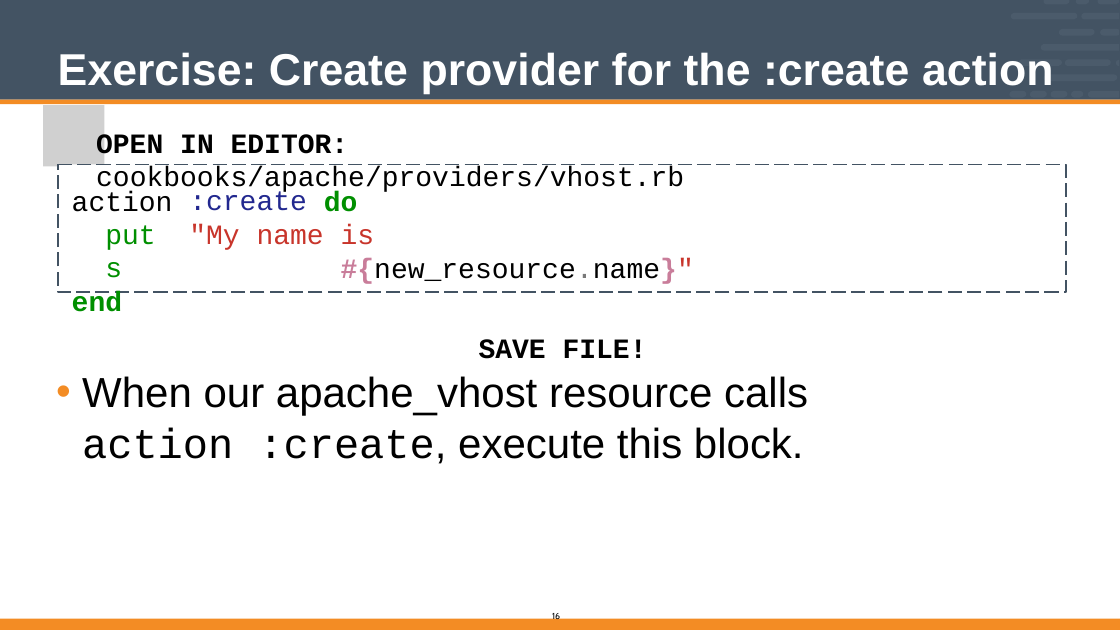
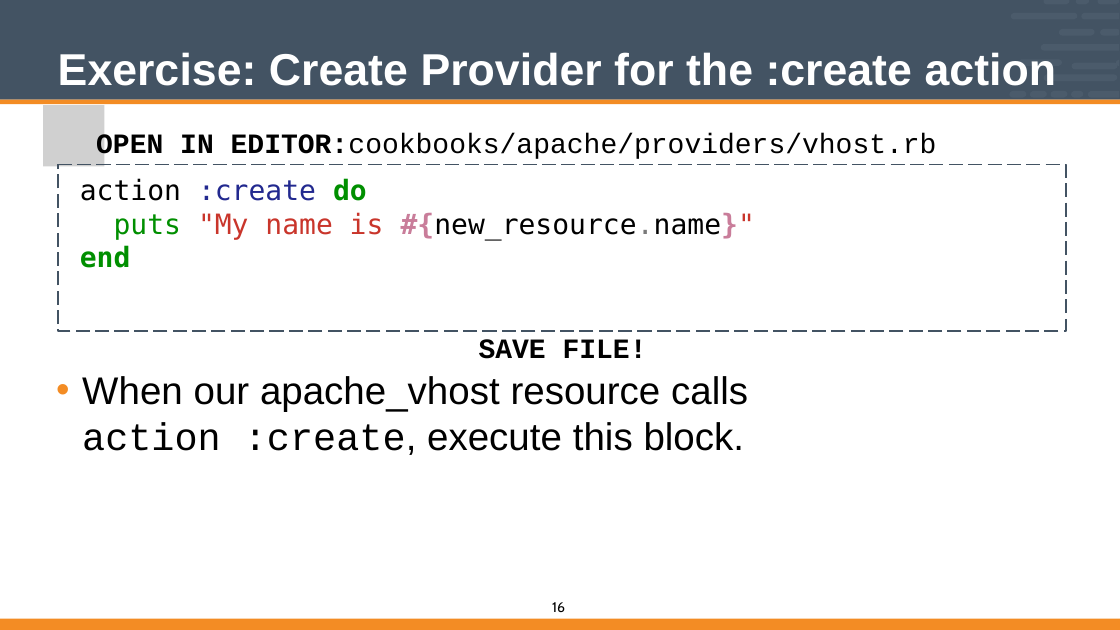
Before and after one commit to vinyar/chef-intermediate, a slide deck: slide 16 of Modules/04-Chef_Intermediate.pptx. Drawn at 1120x630 pixels with LibreOffice and Linux fonts; fonts in the diff are those of the drawing; grey boxes stand for pictures. Boxes give left, top, right and bottom in pixels: in the first picture for what was removed or moved away, otherwise in the second. Text is boxed around its words. In the diff, an @@ line names an element or a change of style, - is before the commit and + after.

Commit message:
Fixed code and other text formatting

```diff
--- a/Modules/04-Chef_Intermediate.pptx
+++ b/Modules/04-Chef_Intermediate.pptx
@@ title at [58, 52, 1056, 86]: text changed @@
-Exercise: Create provider for the :create action
+Exercise: Create Provider for the :create action
@@ text at [96, 133, 937, 159]: spaces changed @@
-OPEN IN EDITOR: cookbooks/apache/providers/vhost.rb
+OPEN IN EDITOR:cookbooks/apache/providers/vhost.rb
@@ freeform shape: place and size @@
-freeform shape at [58, 164, 1066, 292]
+freeform shape at [58, 164, 1066, 331]
@@ freeform shape: place and size @@
-freeform shape at [58, 164, 1066, 292]
+freeform shape at [63, 175, 1071, 303]
@@ text at [80, 178, 755, 268]: text changed; font Courier New to DejaVu Sans Mono @@
-do
-is #{new_resource.name}"
+action :create do
+puts "My name is #{new_resource.name}"
+end
@@ text removed at [72, 191, 173, 312] @@
-action
-puts
-end
@@ text removed at [189, 191, 324, 250] @@
-:create "My name
@@ text at [82, 376, 748, 455]: size 48 to 44 pt in "When our apache_vhost resource calls", "action :create, execute this block." @@
@@ page number: place and size @@
-page number at [552, 612, 560, 622]
+page number at [552, 602, 565, 612]
@@ page number at [552, 602, 565, 612]: size 10 to 16 pt @@
```
Also in this commit, not shown: 55 other slides changed.
